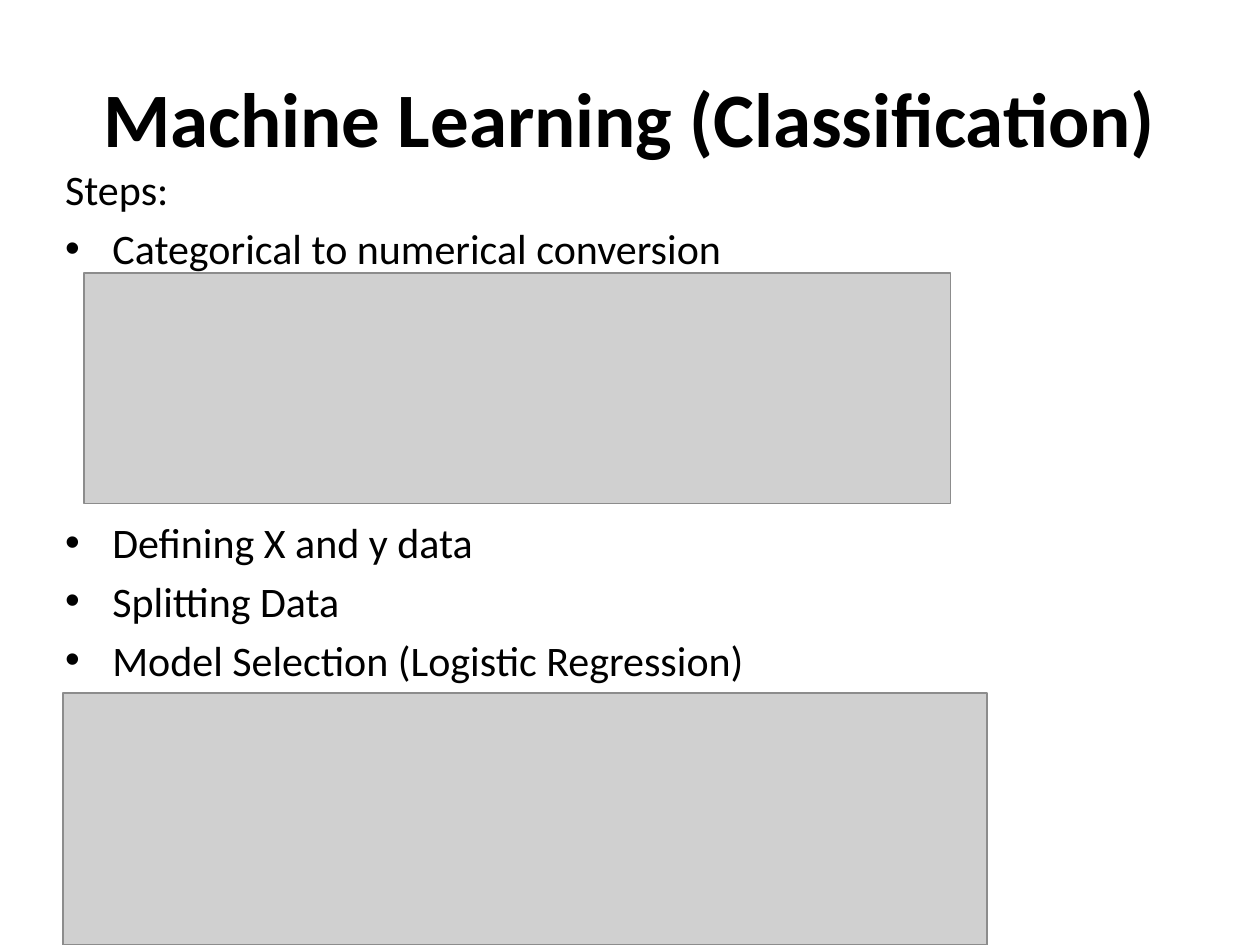
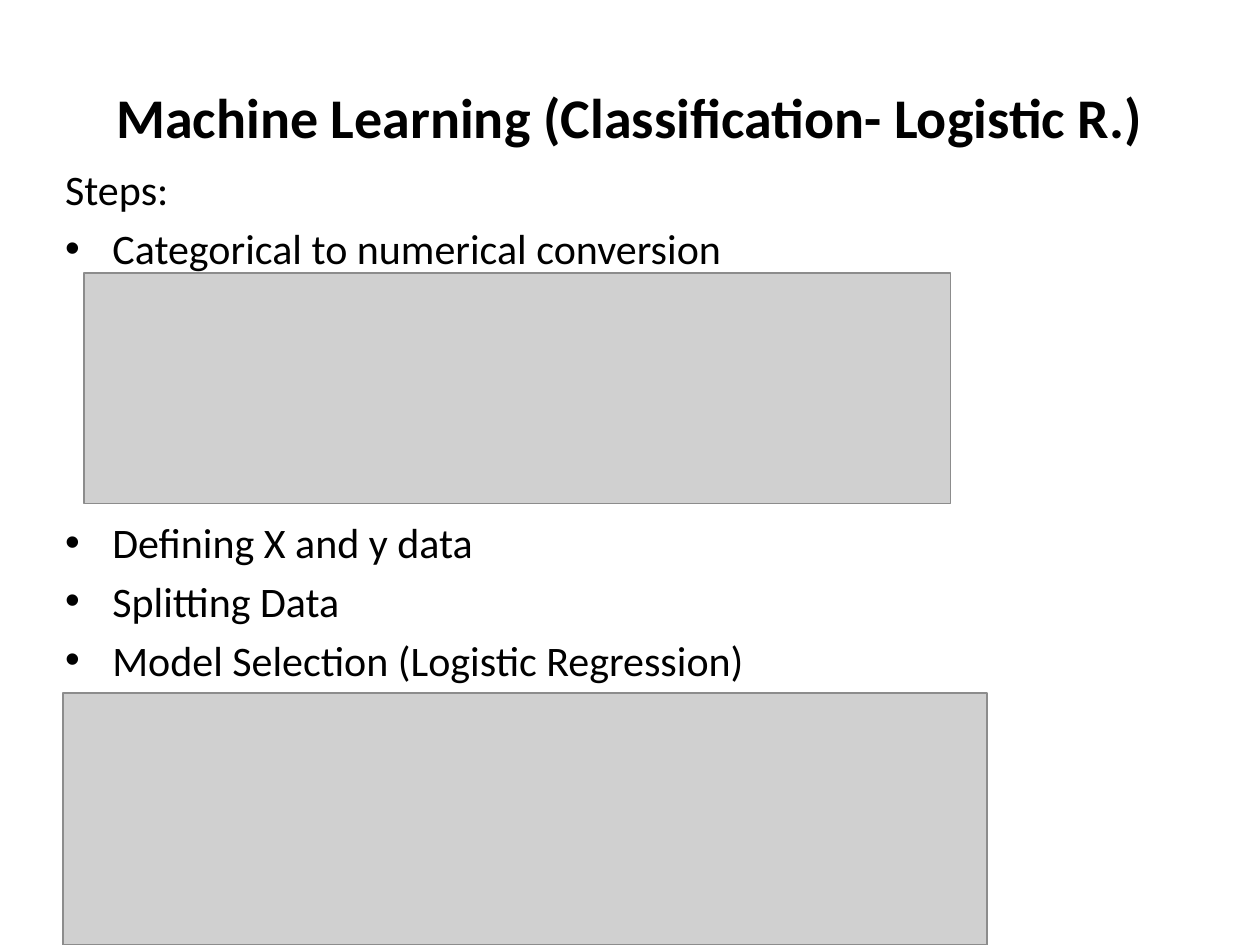
Before and after one commit to aygunduzx/Capstone_Project_1, a slide deck: slide 17 of CS-1.pptx. Drawn at 1260x945 pixels with LibreOffice and Linux fonts; fonts in the diff are those of the drawing; grey boxes stand for pictures. Boxes give left, top, right and bottom in pixels: in the first picture for what was removed or moved away, otherwise in the second. Text is boxed around its words. In the diff, an @@ line names an element or a change of style, - is before the commit and + after.

```diff
--- a/CS-1.pptx
+++ b/CS-1.pptx
@@ title at (x1=116, y1=96, x2=1142, y2=148): text changed; size 44 to 32 pt @@
-Machine Learning (Classification)
+Machine Learning (Classification- Logistic R.)
```
Also in this commit, not shown: 1 other slide changed, 3 slides added.
